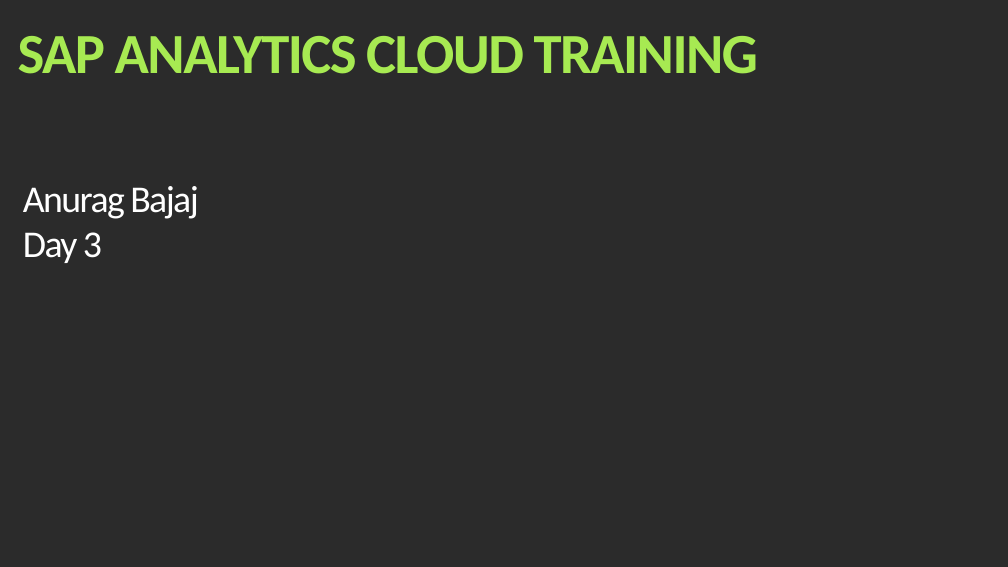
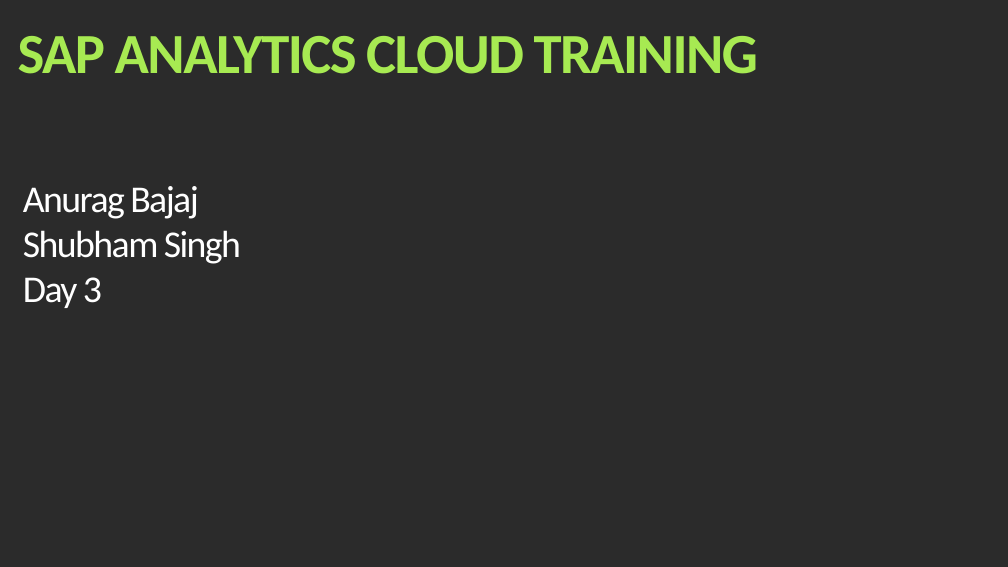
Before and after one commit to soyuztechnologies/SAC_SaamaTechnologies, a slide deck: slide 1 of day 3/SAC_Training Day 3.pptx. Drawn at 1008x567 pixels with LibreOffice and Linux fonts; fonts in the diff are those of the drawing; background and template pictures are left out; a plain dark background stands for a picture behind light text. Boxes give left, top, right and bottom in pixels: in the first picture for what was removed or moved away, otherwise in the second. Text is boxed around its words. In the diff, an @@ line names an element or a change of style, - is before the commit and + after.

Commit message:
SAC

```diff
--- a/day 3/SAC_Training Day 3.pptx
+++ b/day 3/SAC_Training Day 3.pptx
@@ text at (23, 230, 241, 264): paragraph added @@
+Shubham Singh
```
